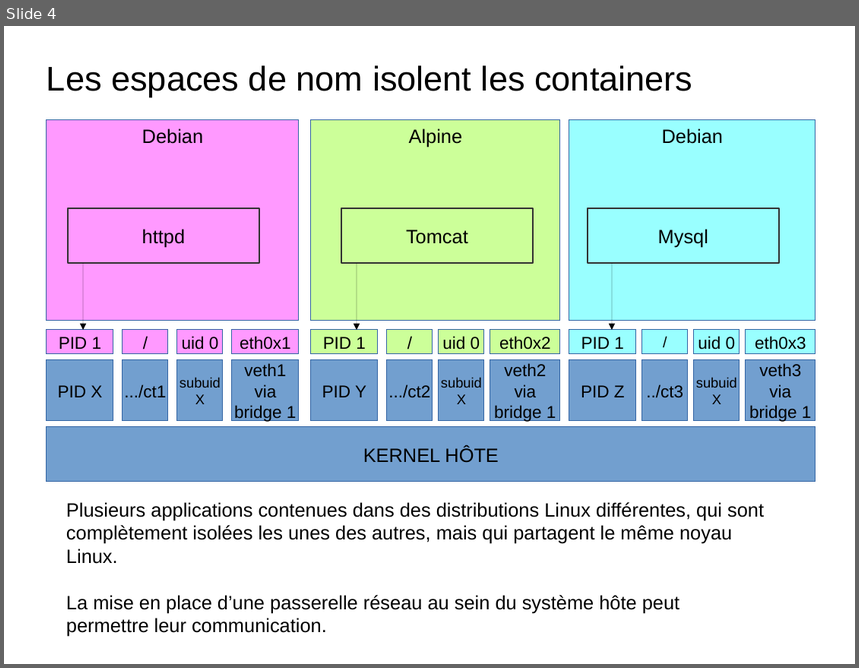
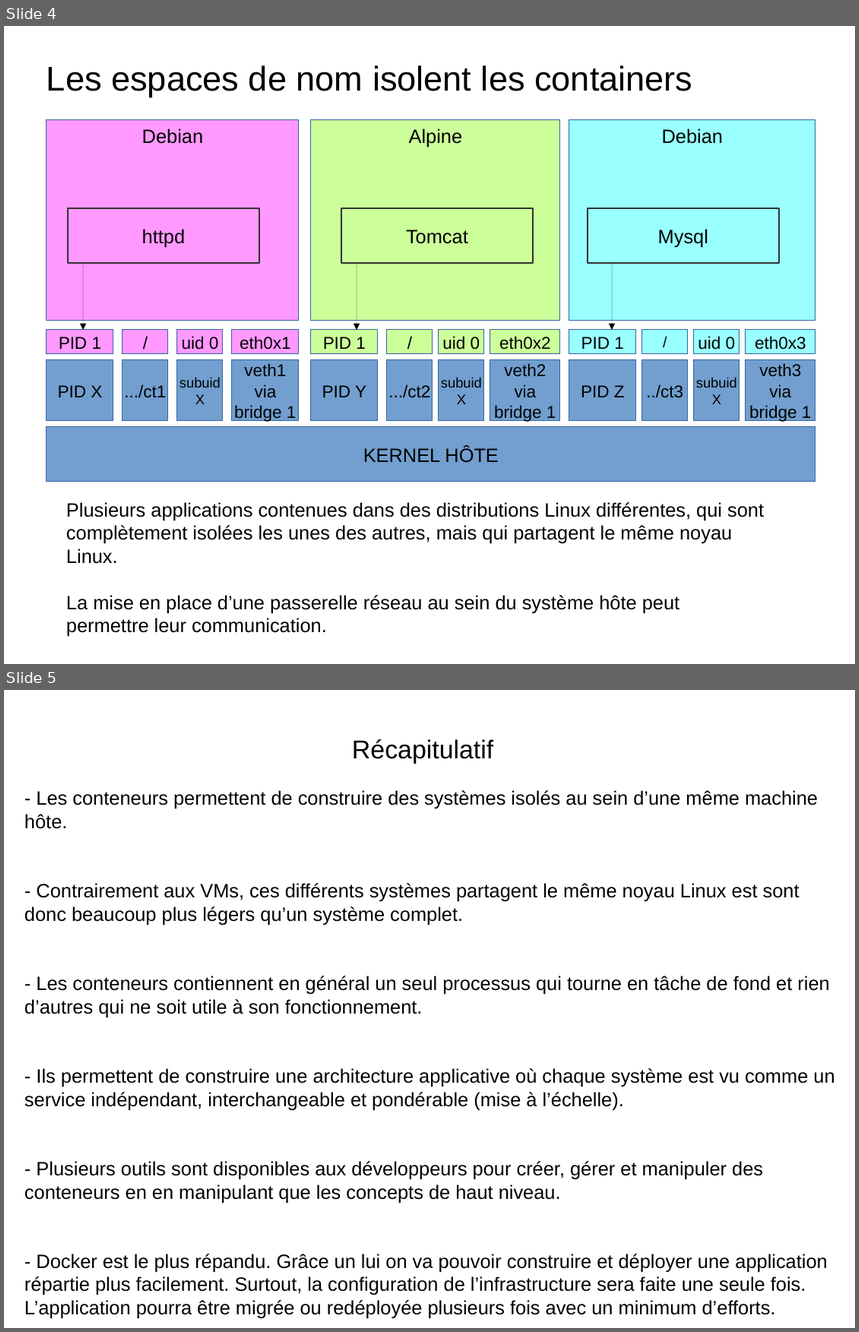
Before and after one commit to charleshuber/4t, a slide deck: presentation_smb215.odp. Shown one above the other, each under a label of ours: slide 4 before the commit, slides 4 and 5 after it. The pictures are 859x668 and 859x1332 pixels, drawn with LibreOffice and Linux fonts; fonts in the diff are those of the drawing. Boxes give left, top, right and bottom in pixels: in the first picture for what was removed or moved away, otherwise in the second. Text is boxed around its words. In the diff, an @@ line names an element or a change of style, - is before the commit and + after.

Commit message:
presentation docker

```diff
--- a/presentation_smb215.odp
+++ b/presentation_smb215.odp
@@ slide 5 added at [4, 690, 855, 1328], background #FFFFFF @@
@@ text added at [352, 739, 493, 764], 24 pt, text #000000 @@
+Récapitulatif
@@ text added at [25, 790, 835, 1296], 18 pt, text #000000 @@
+- Les conteneurs permettent de construire des systèmes isolés au sein d’une même machine
+hôte.
+- Contrairement aux VMs, ces différents systèmes partagent le même noyau Linux est sont
+donc beaucoup plus légers qu’un système complet.
+- Les conteneurs contiennent en général un seul processus qui tourne en tâche de fond et rien
+d’autres qui ne soit utile à son fonctionnement.
+- Ils permettent de construire une architecture applicative où chaque système est vu comme un
+service indépendant, interchangeable et pondérable (mise à l’échelle).
+- Plusieurs outils sont disponibles aux développeurs pour créer, gérer et manipuler des
+conteneurs en en manipulant que les concepts de haut niveau.
+- Docker est le plus répandu. Grâce un lui on va pouvoir construire et déployer une application
+répartie plus facilement. Surtout, la configuration de l’infrastructure sera faite une seule fois.
+L’application pourra être migrée ou redéployée plusieurs fois avec un minimum d’efforts.
```
Also in this commit, not shown: 2 slides changed, 3 other slides added, 1 slide removed, 1 other file.
